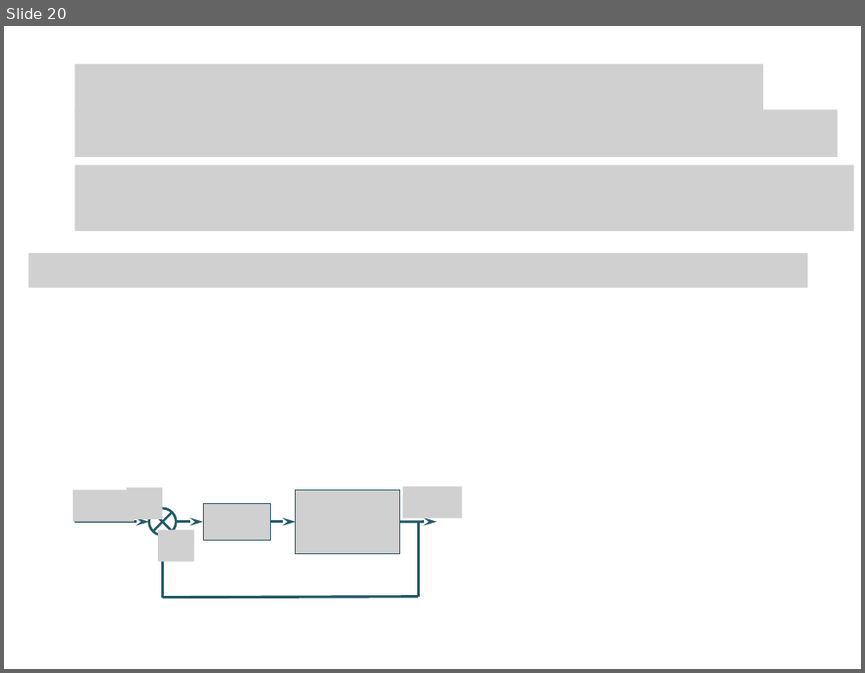
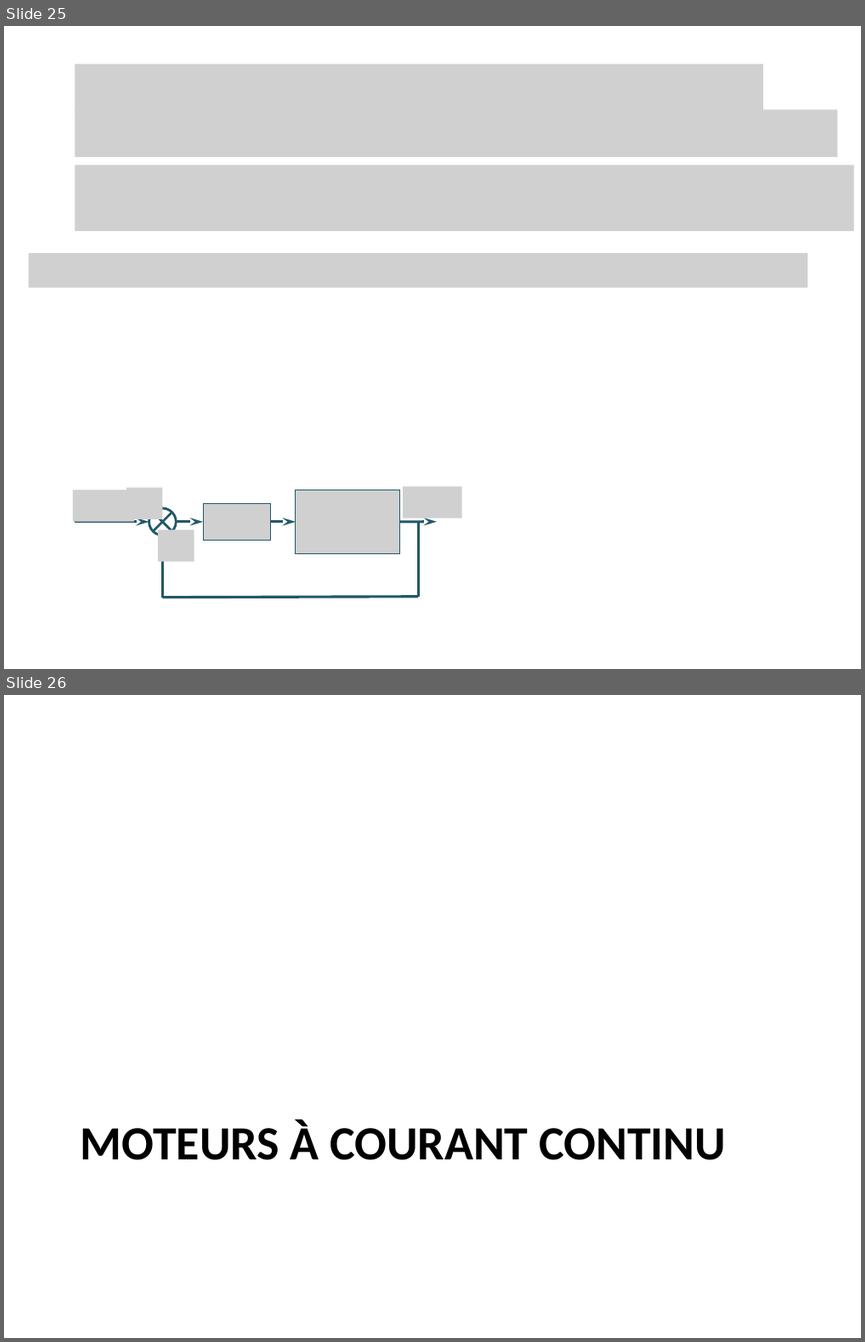
Before and after one commit to xpessoles/Cy_01_PSI_ModelisationLinNonLin, a slide deck: QCM/QCM.pptx. Shown one above the other, each under a label of ours: slide 20 before the commit, slides 25 and 26 after it. The pictures are 865x673 and 865x1342 pixels, drawn with LibreOffice and Linux fonts; fonts in the diff are those of the drawing; grey boxes stand for pictures. Boxes give left, top, right and bottom in pixels: in the first picture for what was removed or moved away, otherwise in the second. Text is boxed around its words. In the diff, an @@ line names an element or a change of style, - is before the commit and + after.

```diff
--- a/QCM/QCM.pptx
+++ b/QCM/QCM.pptx
@@ slide 26 added at <box>4,695,861,1338</box>, background #FFFFFF @@
@@ title added at <box>80,1120,726,1160</box>, 40 pt, text #000000, bold @@
+MOTEURS À COURANT CONTINU
@@ what was slide 20 is now slide 25 @@
```
Also in this commit, not shown: 20 other slides added, 1 other file.
